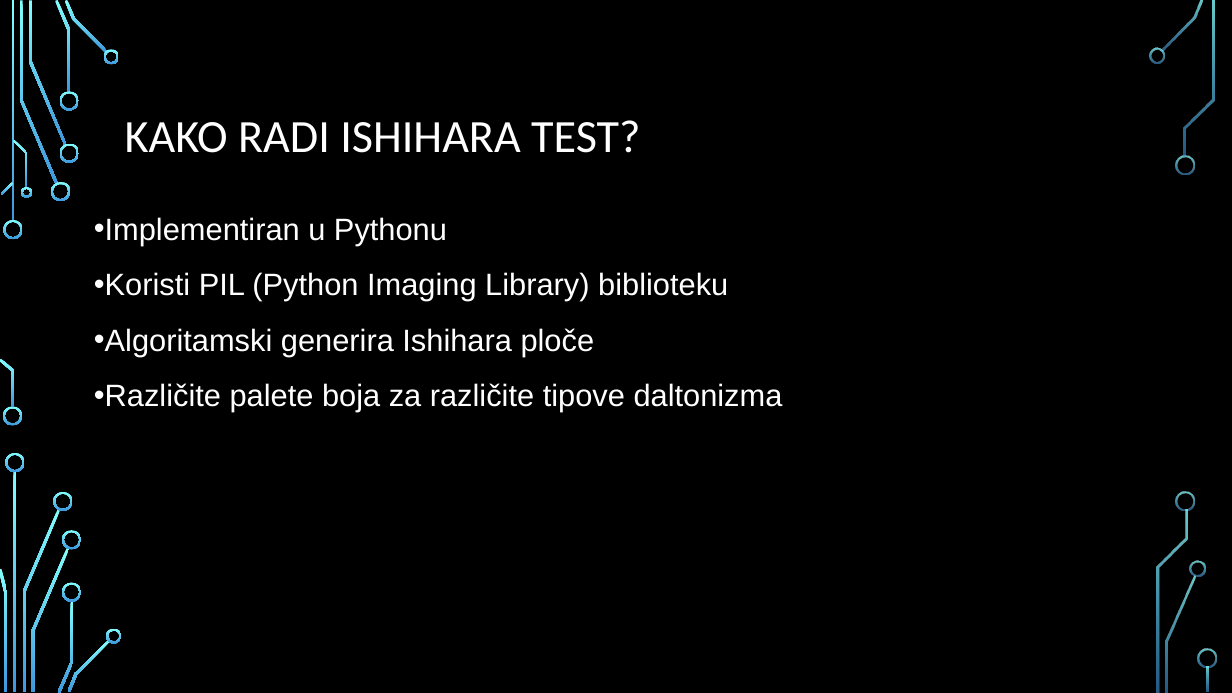
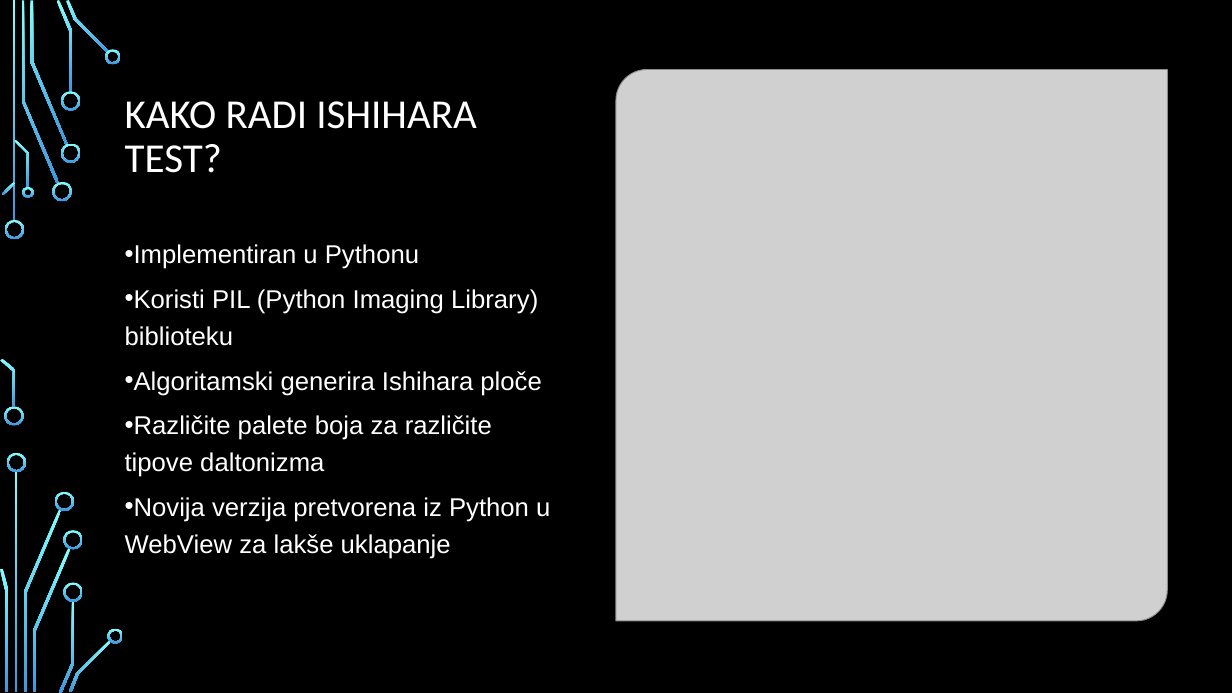
Before and after one commit to Jsjjjs6066/VSC-a11y, a slide deck: slide 8 of VSCA11Y_Prezentacija.pptx. Drawn at 1232x693 pixels with LibreOffice and Linux fonts; fonts in the diff are those of the drawing; grey boxes stand for pictures; background and template pictures are left out. Boxes give left, top, right and bottom in pixels: in the first picture for what was removed or moved away, otherwise in the second. Text is boxed around its words. In the diff, an @@ line names an element or a change of style, - is before the commit and + after.

```diff
--- a/VSCA11Y_Prezentacija.pptx
+++ b/VSCA11Y_Prezentacija.pptx
@@ rectangle added at (x1=0, y1=0, x2=1232, y2=693), fill #000000 @@
@@ title "KAKO RADI ISHIHARA TEST?" at (x1=125, y1=101, x2=476, y2=173): size 36 to 32 pt @@
@@ picture added at (x1=616, y1=69, x2=1168, y2=621) @@
@@ text "Implementiran u Pythonu" moved from (x1=94, y1=217, x2=783, y2=412) to (x1=125, y1=244, x2=550, y2=559) @@
@@ text "Implementiran u Pythonu" at (x1=125, y1=244, x2=550, y2=559): vertical alignment middle to top @@
@@ text at (x1=125, y1=244, x2=541, y2=477): size 24 to 20 pt in "Implementiran u Pythonu", "Koristi PIL (Python Imaging Library) biblioteku", "Algoritamski generira Ishihara ploče", "Različite palete boja za različite tipove daltonizma"; line spacing 1.5 to 1.2; more space between paragraphs @@
@@ text at (x1=125, y1=497, x2=550, y2=559): paragraph added @@
+• Novija verzija pretvorena iz Python u WebView za lakše uklapanje
@@ group added at (x1=0, y1=0, x2=123, y2=693): 23 freeform shapes, 1 rectangle @@
@@ group removed at (x1=3, y1=48, x2=1217, y2=691): 19 freeform shapes @@
```
Also in this commit, not shown: 5 other slides changed, 1 slide added.
